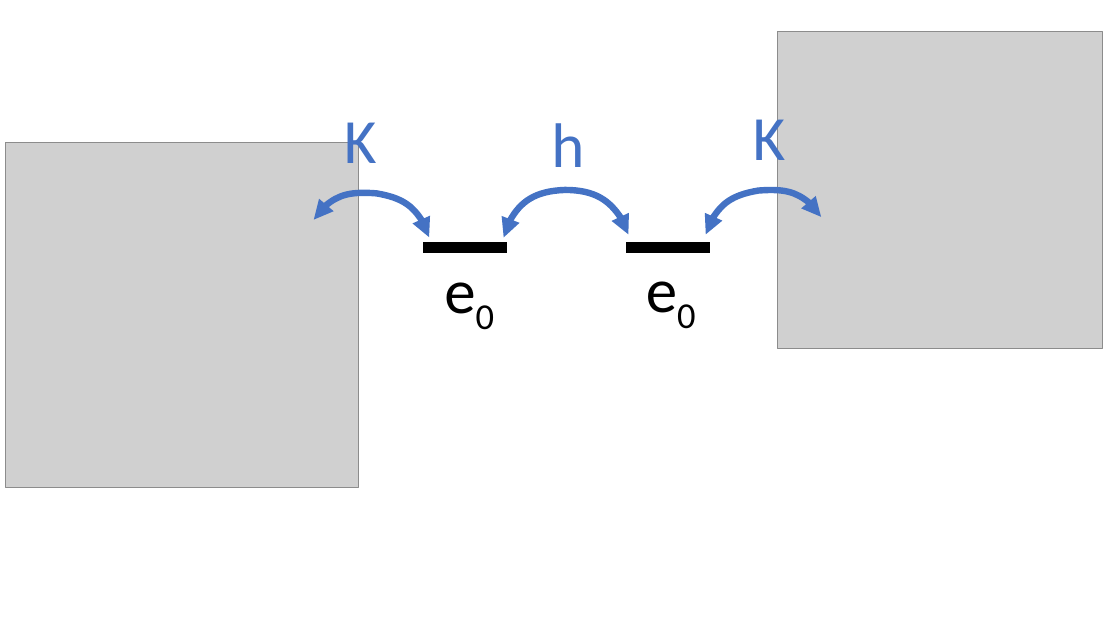
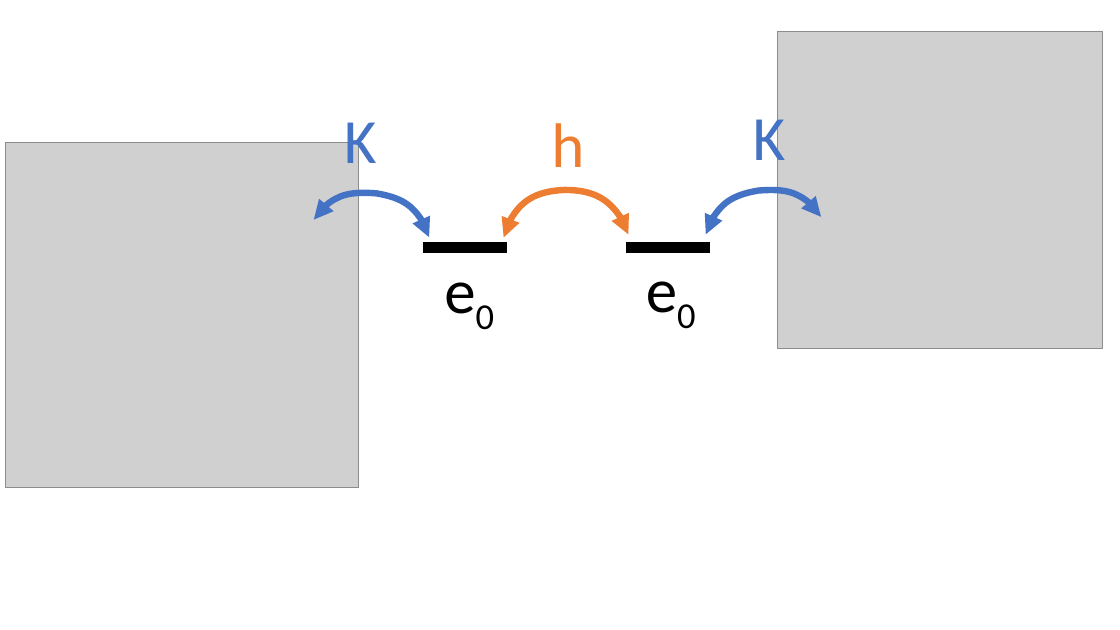
Before and after one commit to blaschma/girls_day, a slide deck: slide 2 of img/Bilder.pptx. Drawn at 1120x630 pixels with LibreOffice and Linux fonts; fonts in the diff are those of the drawing; grey boxes stand for pictures. Boxes give left, top, right and bottom in pixels: in the first picture for what was removed or moved away, otherwise in the second. Text is boxed around its words. In the diff, an @@ line names an element or a change of style, - is before the commit and + after.

```diff
--- a/img/Bilder.pptx
+++ b/img/Bilder.pptx
@@ text "h" at [551, 123, 584, 167]: text colour #4472C4 to #ED7D31 @@
@@ freeform shape at [502, 190, 631, 313]: outline #4472C4 5.5 pt to #ED7D31 5.5 pt @@
```
Also in this commit, not shown: 2 other slides changed, 5 other files.
